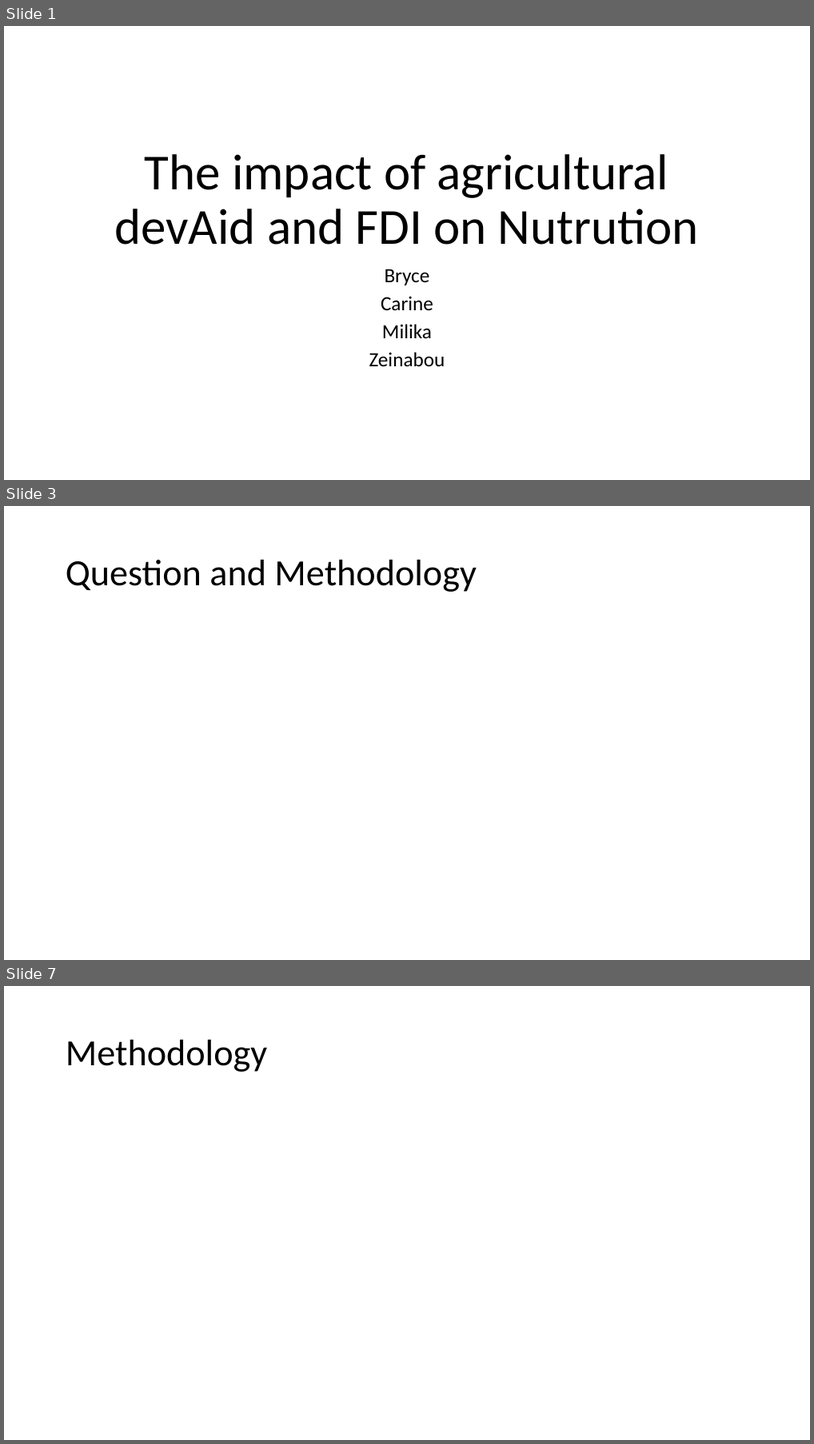
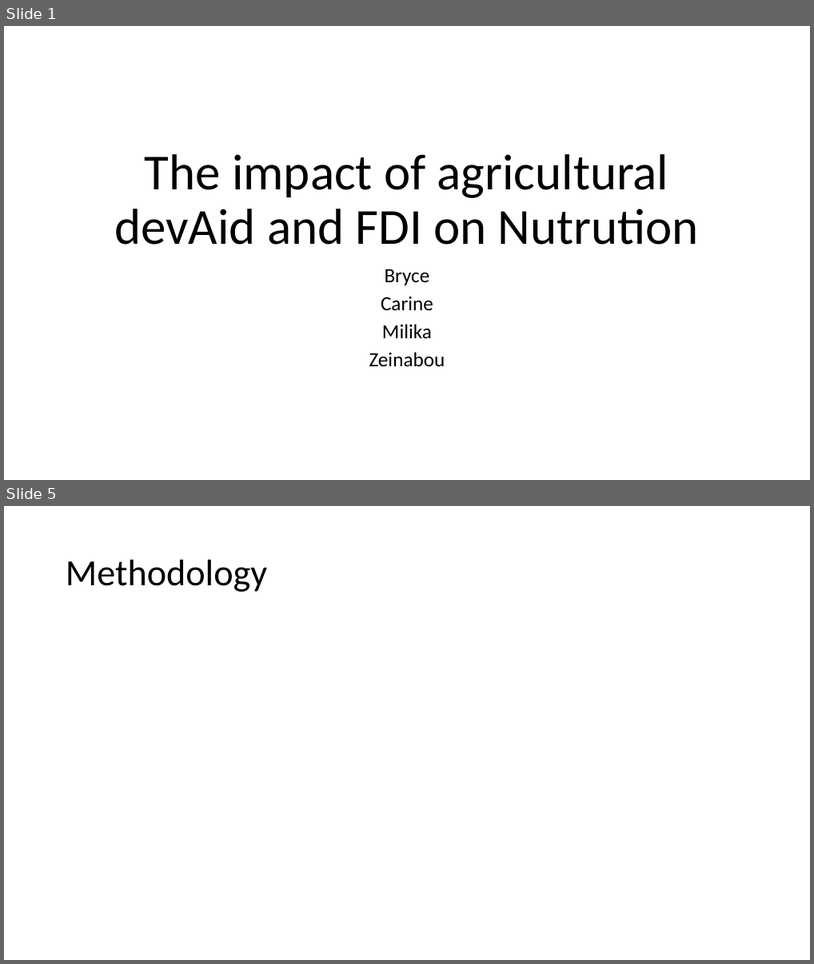
Before and after one commit to bryceleary/DSIFinal, a slide deck: Docs/Ag Aid Presentation.pptx. Shown one above the other, each under a label of ours: slides 1, 3 and 7 before the commit, slides 1 and 5 after it; the slides between them are not shown. The pictures are 814x1444 and 814x964 pixels, drawn with LibreOffice and Linux fonts; fonts in the diff are those of the drawing. Boxes give left, top, right and bottom in pixels: in the first picture for what was removed or moved away, otherwise in the second. Text is boxed around its words. In the diff, an @@ line names an element or a change of style, - is before the commit and + after.

```diff
--- a/Docs/Ag Aid Presentation.pptx
+++ b/Docs/Ag Aid Presentation.pptx
@@ slide 3 removed at (4,506,810,960), background #FFFFFF @@
@@ title removed at (66,560,476,592) @@
-Question and Methodology
@@ what was slide 7 is now slide 5 @@
```
Also in this commit, not shown: 2 slides changed, 6 slides added, 4 other slides removed.
